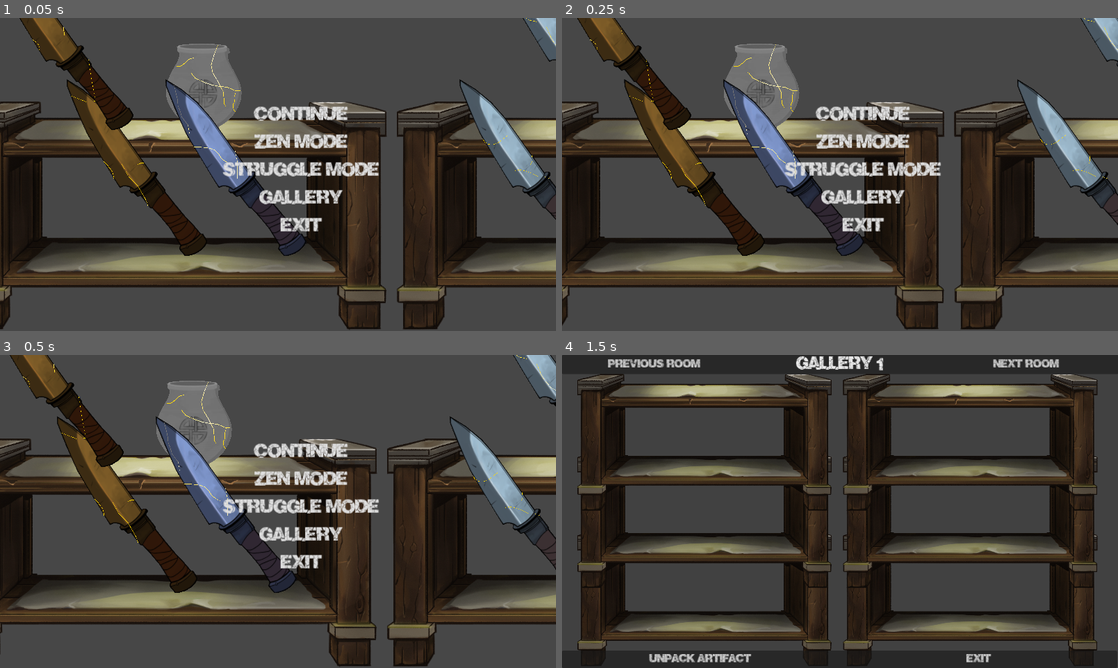
Above: before the commit, frames 1-4 (two rows, left to right).
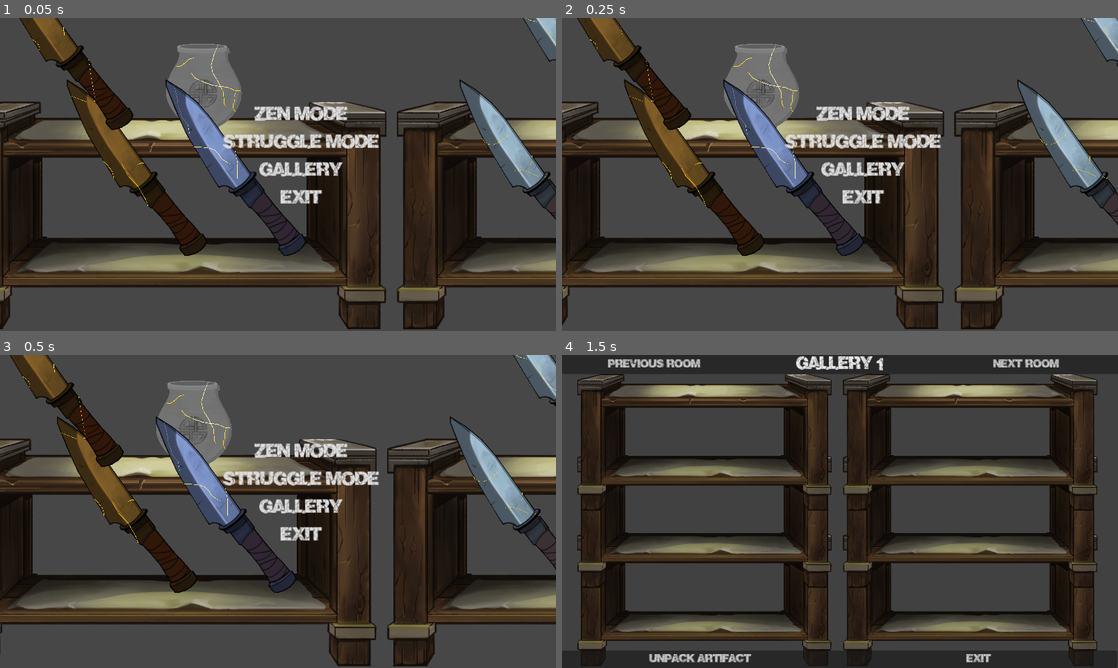
Above: after the commit, the same moments.

Repository: feyrkh/Exploratory
Game: Godot game, scene res://menu/main/TitleScreen.tscn
The game is run twice, just before and just after one commit, with the same random seed, the same clock (stepped at 60 frames per second) and the same inputs.
Inputs:
- Up to frame 1 (0.05 s): no input
- Up to frame 2 (0.25 s): no input
- Up to frame 3 (0.5 s): no input
- Up to frame 4 (1.5 s): click "Gallery" at 0.5 s; click "Next room" at 1.25 s

The runs differ from the first frame. In frame 1, 3.0% of the frame differs, in the area x 40-69%, y 28-69%; in frame 2, 3.0%; in frame 3, 3.0%; in frame 4, nothing differs.

Commit message:
Maybe fix random coroutine crashes

Diff:
--- a/Global.gd
+++ b/Global.gd
@@ -5,10 +5,18 @@
 signal delete_archeology_item(item:ArcheologyItem)
 signal save_to_gallery(item:Node2D)
 signal unpack_gallery_item(gallery_item_name:String)
+signal cleanup_all_items()
 
 var next_scene_settings
 var shatter_width:float = 0.5
 var rotate_with_shuffle = false
+
+func change_scene(scene):
+	cleanup_all_items.emit()
+	if scene is String:
+		get_tree().change_scene_to_file(scene)
+	else:
+		get_tree().change_scene_to_packed(scene)
 
 var lock_rotation = true:
 	set(val):
--- a/menu/main/TitleScreen.gd
+++ b/menu/main/TitleScreen.gd
@@ -37,6 +37,7 @@
 
 # Called when the node enters the scene tree for the first time.
 func _ready():
+	find_child("ContinueButton").visible = FileAccess.file_exists("user://save.dat")
 	find_child("MainMenu").visible = true
 	find_child("OptionsContainer").visible = false
 	load_config()
@@ -160,6 +161,8 @@
 			settings["mode"] = "zen"
 			settings[CleaningTable.CRACK_COUNT_SETTING] = crack_count
 			settings[CleaningTable.ITEM_COUNT_SETTING] = item_count
+			var dir = DirAccess.open("user://")
+			dir.remove("save.dat")
 		"time":
 			settings["mode"] = "zen"
 			settings[CleaningTable.CRACK_COUNT_SETTING] = crack_count
@@ -172,7 +175,7 @@
 	Global.collide = true
 	Global.click_mode = Global.ClickMode.move
 	Global.next_scene_settings = settings
-	get_tree().change_scene_to_packed(scene)
+	Global.change_scene(scene)
 
 func _on_bump_decrease_pressed():
 	bump_enabled = !bump_enabled
@@ -221,9 +224,9 @@
 
 
 func _on_gallery_button_pressed():
-	get_tree().change_scene_to_file("res://pottery/GalleryRoom.tscn")
+	Global.change_scene("res://pottery/GalleryRoom.tscn")
 
 
 func _on_continue_button_pressed():
 	Global.next_scene_settings = {"mode":"continue"}
-	get_tree().change_scene_to_file("res://pottery/CleaningTable.tscn")
+	Global.change_scene("res://pottery/CleaningTable.tscn")
--- a/pottery/ArcheologyItem.gd
+++ b/pottery/ArcheologyItem.gd
@@ -204,6 +204,7 @@
 	apply_global_settings()
 
 func _ready():
+	Global.cleanup_all_items.connect(func():self.free())
 	if !loading:
 		refresh_polygon()
 	if original_area == null:
--- a/pottery/CleaningTable.gd
+++ b/pottery/CleaningTable.gd
@@ -411,5 +411,5 @@
 	)
 	popup.save_game.connect(_on_save_button_pressed)
 	popup.exit_game.connect(func():
-		get_tree().change_scene_to_file("res://menu/main/TitleScreen.tscn")
+		Global.change_scene("res://menu/main/TitleScreen.tscn")
 	)
--- a/pottery/GalleryRoom.gd
+++ b/pottery/GalleryRoom.gd
@@ -227,7 +227,7 @@
 
 func _on_exit_button_pressed():
 	save_current_room()
-	get_tree().change_scene_to_file("res://menu/main/TitleScreen.tscn")
+	Global.change_scene("res://menu/main/TitleScreen.tscn")
 
 func _on_unpack_button_pressed():
 	display_gallery_menu()
